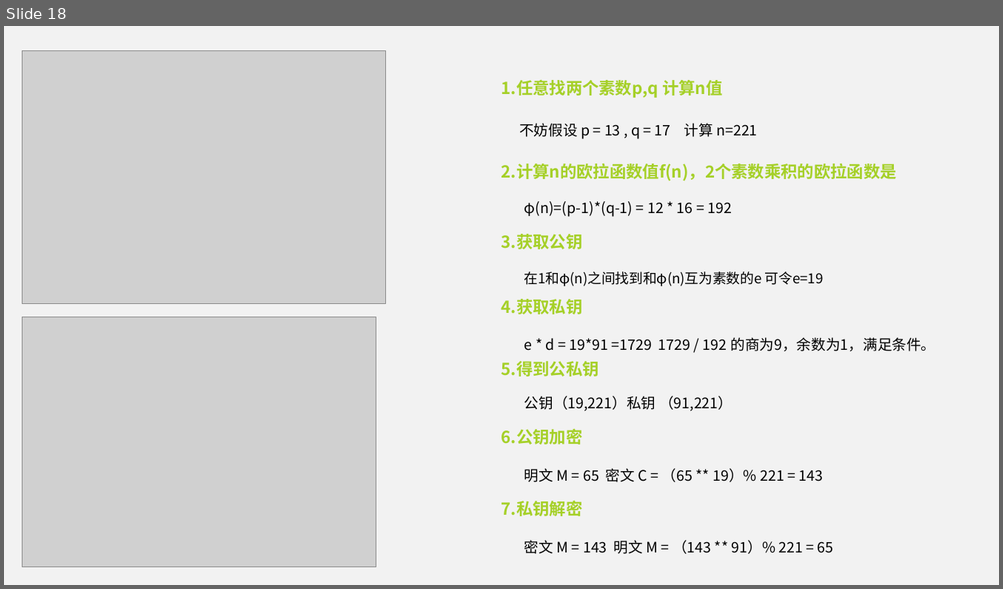
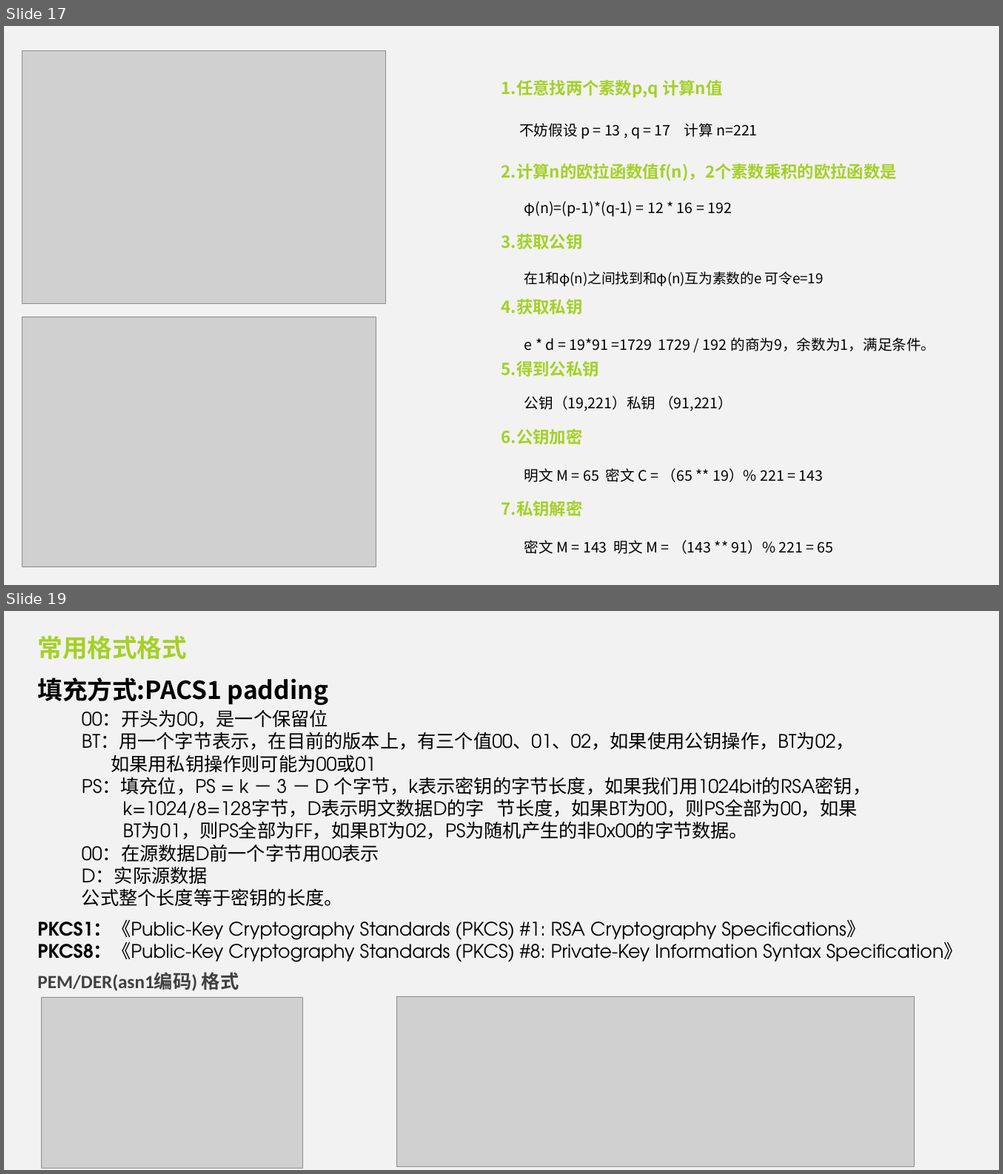
Before and after one commit to mikemikemao/c-11, a slide deck: encryption.pptx. Shown one above the other, each under a label of ours: slide 18 before the commit, slides 17 and 19 after it; the slides between them are not shown. The pictures are 1003x589 and 1003x1174 pixels, drawn with LibreOffice and Linux fonts; fonts in the diff are those of the drawing; grey boxes stand for pictures. Boxes give left, top, right and bottom in pixels: in the first picture for what was removed or moved away, otherwise in the second. Text is boxed around its words. In the diff, an @@ line names an element or a change of style, - is before the commit and + after.

```diff
--- a/encryption.pptx
+++ b/encryption.pptx
@@ slide 19 added at [4, 611, 999, 1170], background #F2F2F2 @@
@@ text added at [37, 635, 187, 659], 24 pt, text #A5D027, bold @@
+常用格式格式
@@ text added at [37, 678, 328, 705], 24 pt, text #000000, bold @@
+填充方式:PACS1 padding
@@ text added at [82, 709, 871, 906], 18 pt, text #000000 @@
+00：开头为00，是一个保留位
+BT：用一个字节表示，在目前的版本上，有三个值00、01、02，如果使用公钥操作，BT为02，
+如果用私钥操作则可能为00或01
+PS：填充位，PS = k － 3 － D 个字节，k表示密钥的字节长度，如果我们用1024bit的RSA密钥，
+k=1024/8=128字节，D表示明文数据D的字 节长度，如果BT为00，则PS全部为00，如果
+BT为01，则PS全部为FF，如果BT为02，PS为随机产生的非0x00的字节数据。
+00：在源数据D前一个字节用00表示
+D：实际源数据
+公式整个长度等于密钥的长度。
@@ text added at [37, 920, 962, 963], 18 pt, text #000000 @@
+PKCS1：《Public-Key Cryptography Standards (PKCS) #1: RSA Cryptography Specifications》
+PKCS8：《Public-Key Cryptography Standards (PKCS) #8: Private-Key Information Syntax Specification》
@@ text added at [37, 972, 239, 991], 18 pt, text #404040, bold @@
+PEM/DER(asn1编码) 格式
@@ picture added at [41, 997, 302, 1168] @@
@@ picture added at [396, 997, 914, 1167] @@
@@ what was slide 18 is now slide 17 @@
```
Also in this commit, not shown: 8 slides changed, 13 other slides added, 7 slides removed.
